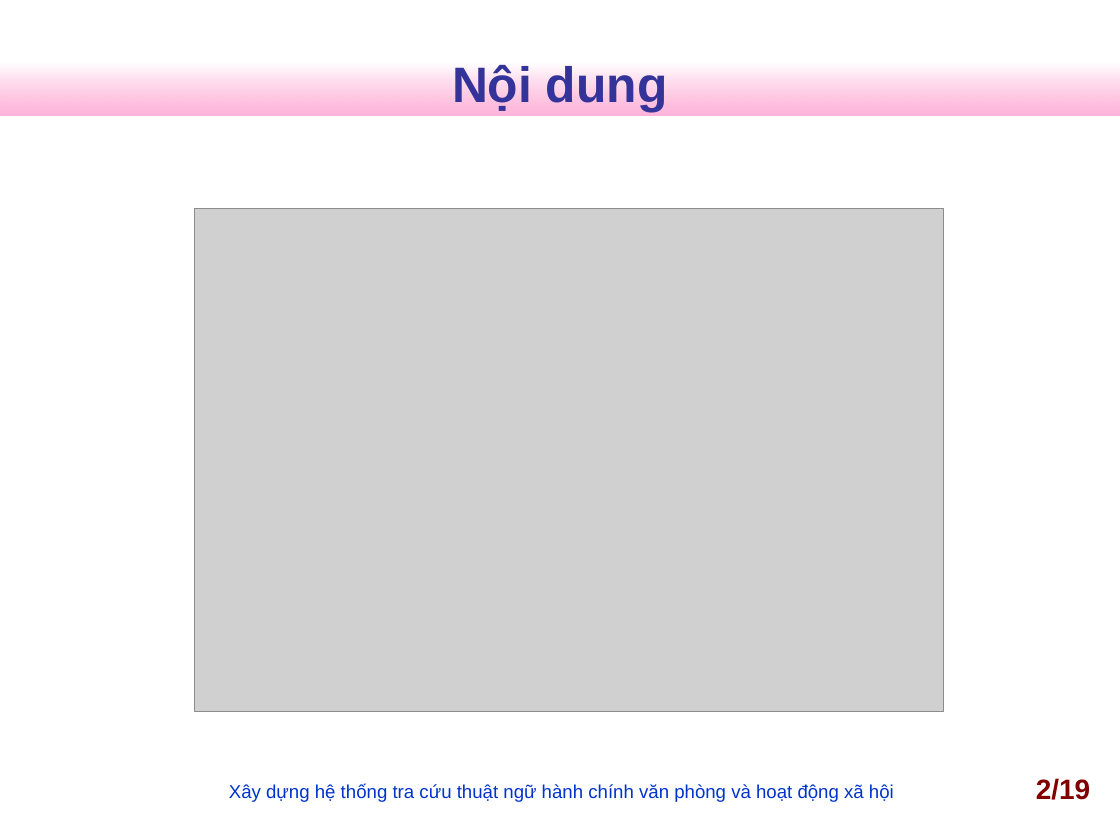
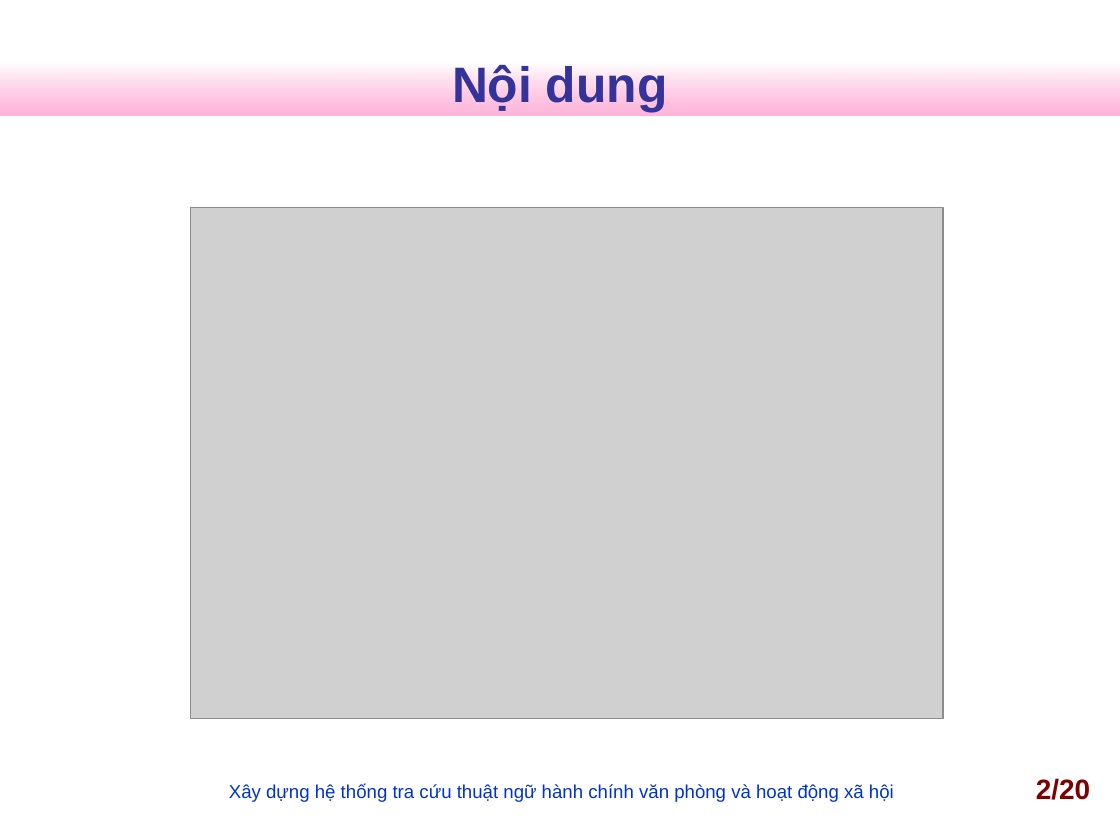
Before and after one commit to nguyentk90/tra-cuu-thuat-ngu-hanh-chinh, a slide deck: slide 2 of Documents/slideN2013.ppt. Drawn at 1120x840 pixels with LibreOffice and Linux fonts; fonts in the diff are those of the drawing; grey boxes stand for pictures; background and template pictures are left out. Boxes give left, top, right and bottom in pixels: in the first picture for what was removed or moved away, otherwise in the second. Text is boxed around its words. In the diff, an @@ line names an element or a change of style, - is before the commit and + after.

```diff
--- a/Documents/slideN2013.ppt
+++ b/Documents/slideN2013.ppt
@@ picture: place and size @@
-picture at <box>195,208,944,711</box>
+picture at <box>190,207,943,718</box>
@@ text at <box>1036,778,1090,800</box>: text changed @@
-2/19
+2/20
```
Also in this commit, not shown: 12 other slides changed, 1 slide added, 2 other files.
